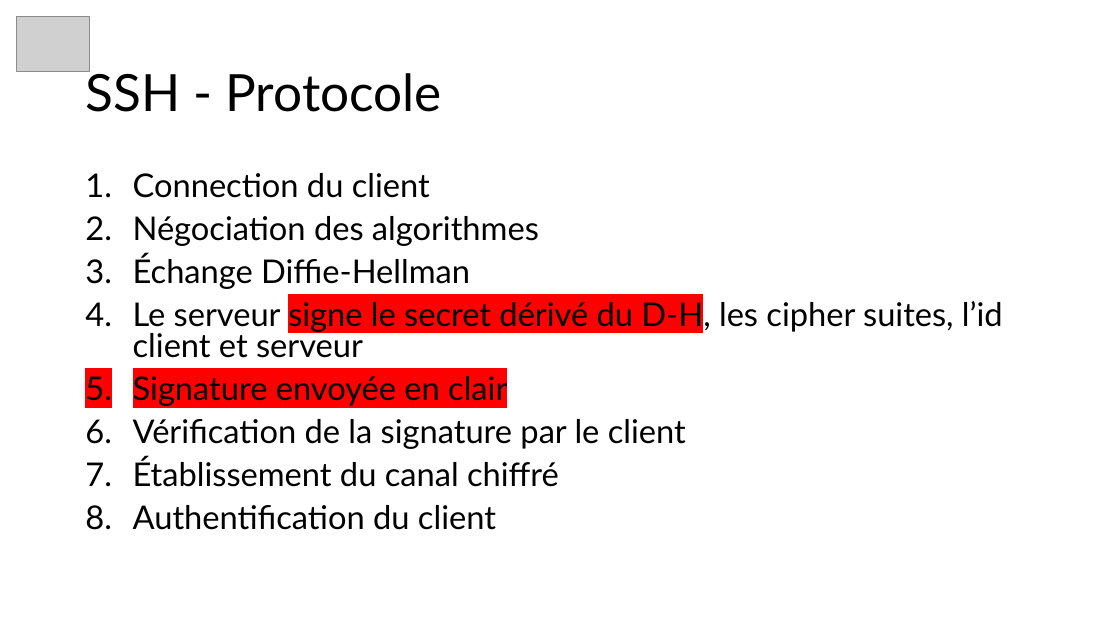
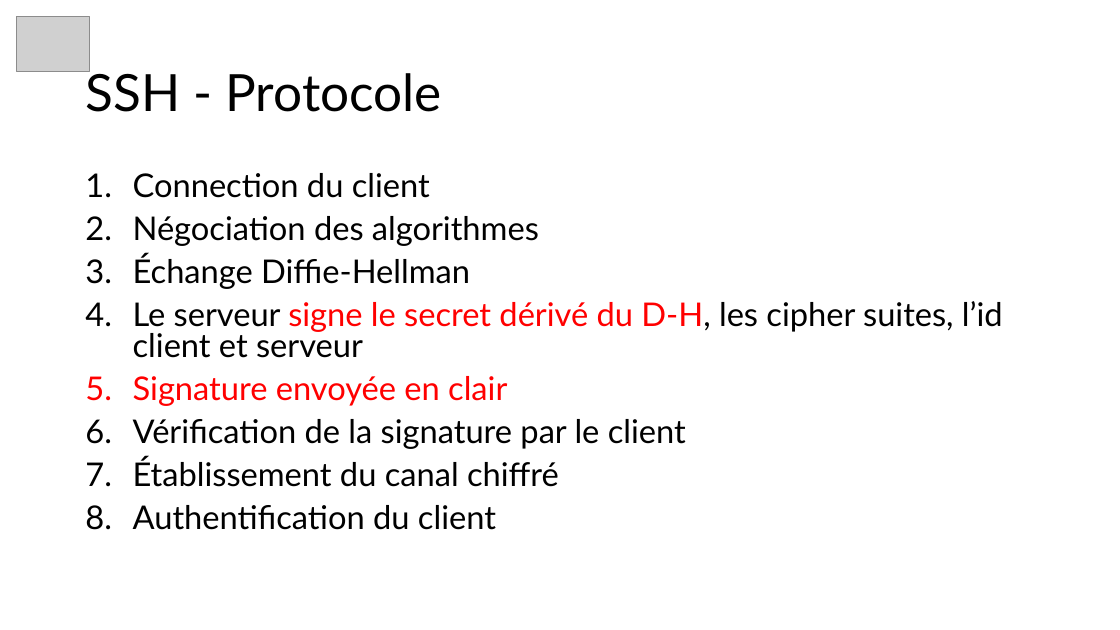
Before and after one commit to JustinFerrara14/SSE, a slide deck: slide 10 of SSELaticeAttackFerrara.pptx (slide 11 before the commit). Drawn at 1120x630 pixels with LibreOffice and Linux fonts; fonts in the diff are those of the drawing; grey boxes stand for pictures. Boxes give left, top, right and bottom in pixels: in the first picture for what was removed or moved away, otherwise in the second. Text is boxed around its words. In the diff, an @@ line names an element or a change of style, - is before the commit and + after.

```diff
--- a/SSELaticeAttackFerrara.pptx
+++ b/SSELaticeAttackFerrara.pptx
@@ text at (133,301,1003,406): text colour #000000 to #FF0000, highlight #FF0000 to none in "signe le secret dérivé du D-H,", "Signature envoyée en clair" @@
```
Also in this commit, not shown: 1 other slide changed, 1 slide removed, 3 other files.
